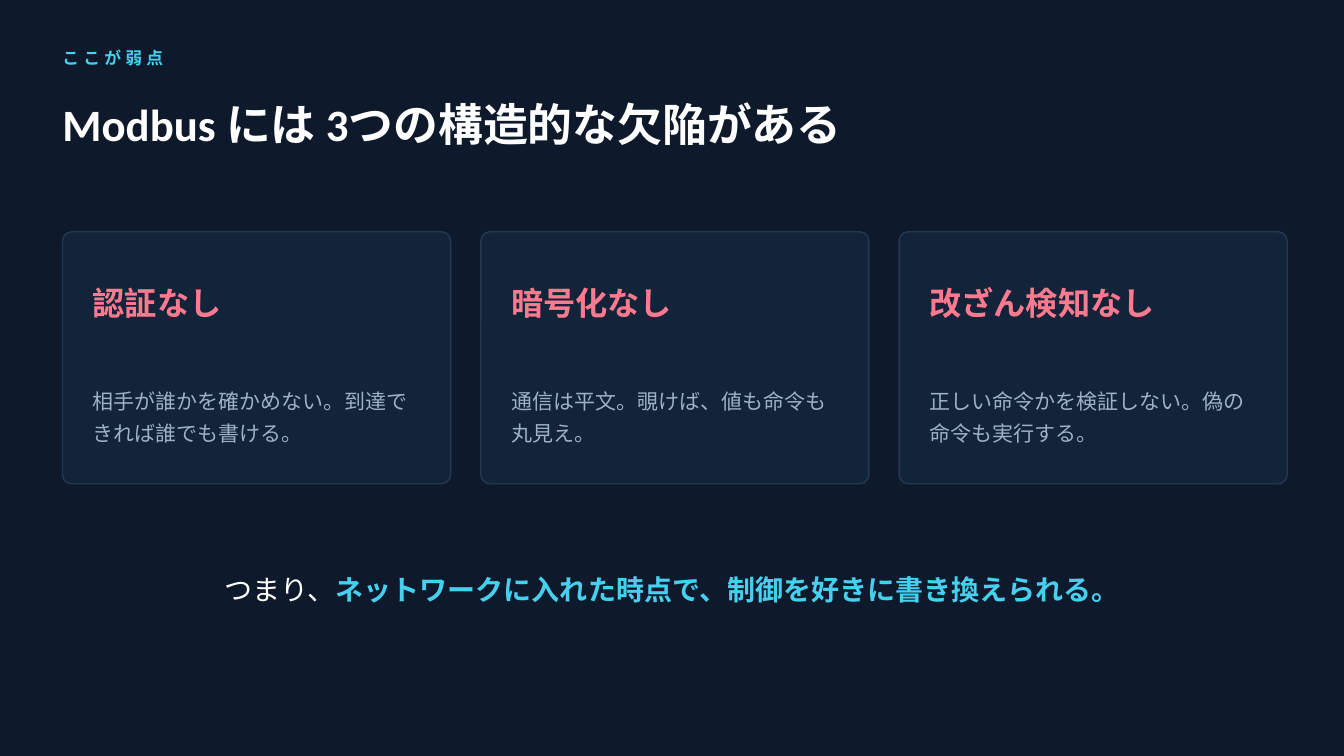
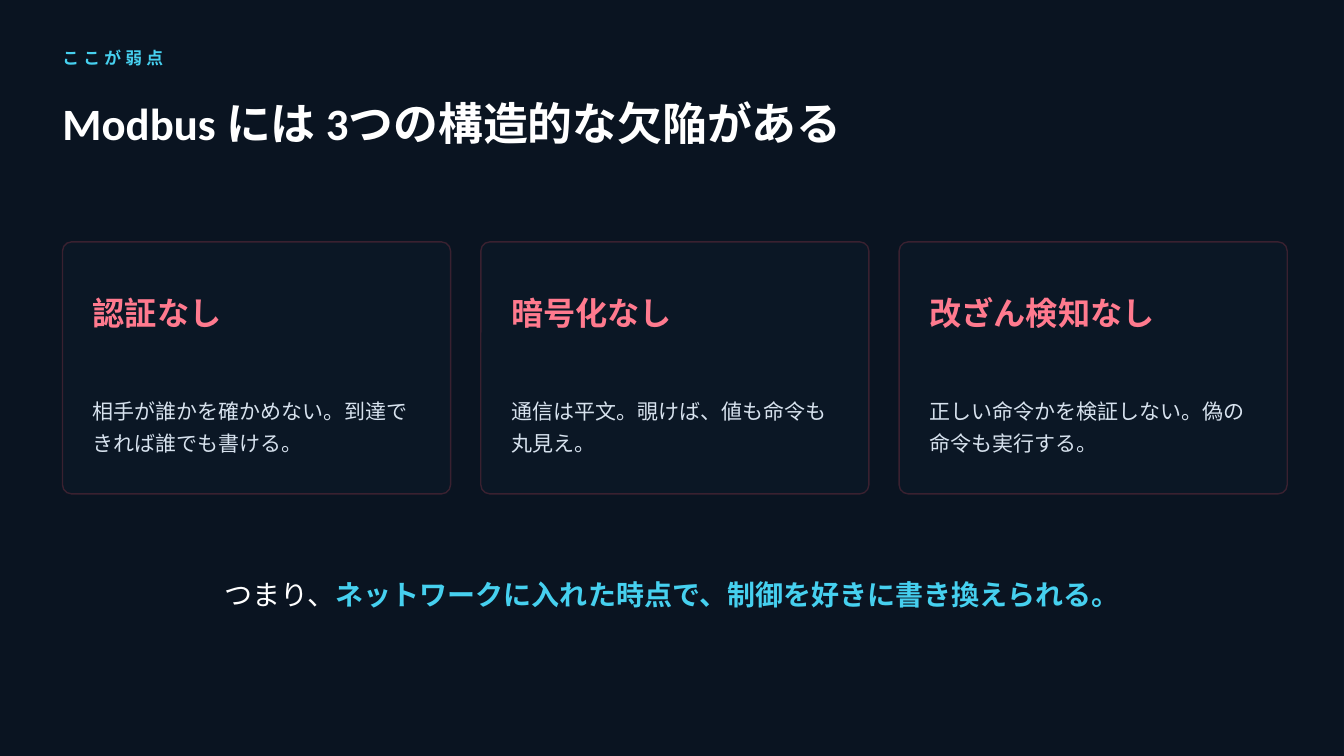
Before and after one commit to Tivo0921/ot-modbus-ctf, a slide deck: slide 5 of slides/ot-intro.pptx. Drawn at 1344x756 pixels with LibreOffice and Linux fonts; fonts in the diff are those of the drawing; background and template pictures are left out. Boxes give left, top, right and bottom in pixels: in the first picture for what was removed or moved away, otherwise in the second. Text is boxed around its words. In the diff, an @@ line names an element or a change of style, - is before the commit and + after.

```diff
--- a/slides/ot-intro.pptx
+++ b/slides/ot-intro.pptx
@@ rectangle added at (0,0,1344,756), fill #070E18 at 48% opacity @@
@@ 6 texts, 3 rounded rectangles: place and size @@
-6 texts, 3 rounded rectangles at (63,232,1288,484)
+6 texts, 3 rounded rectangles at (63,242,1288,494)
@@ fill #13243A to #0C1826 at 88% opacity; outline #24384F 1 pt to #3A2130 1 pt in 3 elements at (63,242,451,494), (481,242,869,494), (899,242,1288,494) @@
@@ text colour #9DB1C6 to #D7E2EE in 3 elements at (93,401,408,453), (511,401,826,453), (929,401,1244,453) @@
@@ text "つまり、ネットワークに入れた時点で、制御を好きに書き換えられる。": place and size @@
-text "つまり、ネットワークに入れた時点で、制御を好きに書き換えられる。" at (225,576,1120,603)
+text "つまり、ネットワークに入れた時点で、制御を好きに書き換えられる。" at (225,581,1120,608)
```
Also in this commit, not shown: 4 other slides changed, 4 other files.
